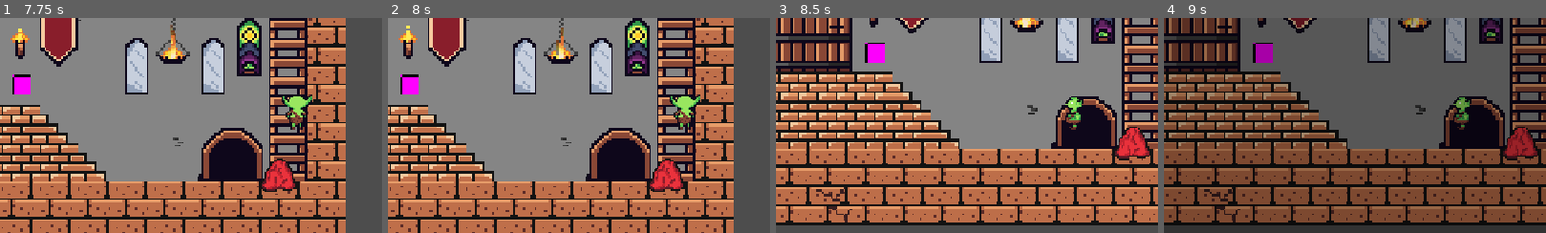
Above: before the commit, frames 1-4 (left to right).
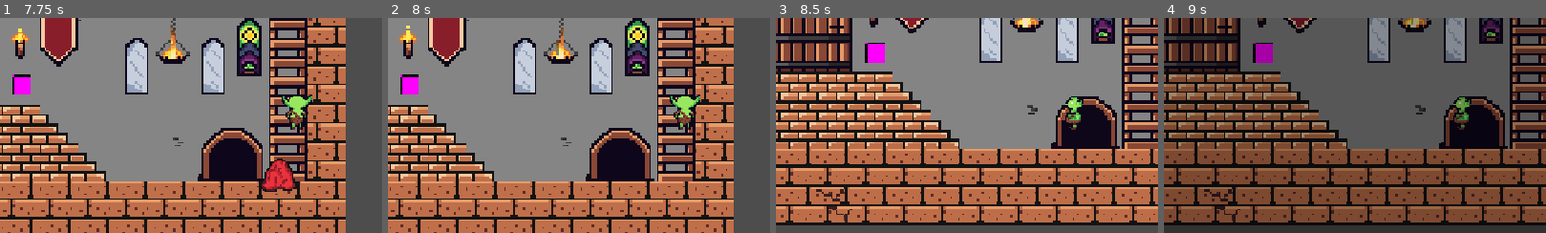
Above: after the commit, the same moments.

Repository: RealAmandaLive/OrcBurp
Game: Godot game, scene res://scenes/main.tscn
The game is run twice, just before and just after one commit, with the same random seed, the same clock (stepped at 60 frames per second) and the same inputs.
Inputs (mouse positions are % of the whole screen's width and height, from its top left):
- Up to frame 1 (7.75 s): tap Enter at 0.5 s; move the mouse to (45, 70) at 0.52 s; hold Right (right) 0.53-2.03 s; tap Shift (burp) at 0.6, 4.35 s; click (45, 70) at 0.67 s; tap Space (jump) at 0.77, 1.52, 3.02, 3.77, 4.52, 6.02, 6.77, 7.52 s; move the mouse to (80, 65) at 1.27 s; tap W (climb) at 1.35 s; move the mouse to (20, 35) at 2.02 s; hold E (interact) 2.03-2.78 s; hold Left (left) 2.03-4.28 s; move the mouse to (55, 50) at 2.77 s; tap G (throw) at 2.85, 6.6 s; click (55, 50) at 2.92 s; move the mouse to (35, 25) at 3.52 s; tap Ctrl (toot) at 3.6, 7.35 s; move the mouse to (72, 45) at 4.27 s; hold Right (right) from 4.28 s (still down); move the mouse to (30, 55) at 5.02 s; hold W (climb) 5.03-5.78 s; click (30, 55) at 5.17 s; move the mouse to (60, 28) at 5.77 s; tap E (interact) at 5.85 s; move the mouse to (45, 70) at 6.52 s; move the mouse to (80, 65) at 7.27 s; click (80, 65) at 7.42 s
- Up to frame 2 (8 s): keep holding Right (right)
- Up to frame 3 (8.5 s): move the mouse to (20, 35) at 8.02 s; release Right (right) at 8.03 s; hold Left (left) from 8.03 s (still down); tap Shift (burp) at 8.1 s
- Up to frame 4 (9 s): keep holding Left (left); move the mouse to (55, 50) at 8.77 s; tap W (climb) at 8.85 s
The pictures show only the part of the screen within x 11-61%, y 29-79%; the shares and areas given below are measured in that part.

Frame 1 is identical in both runs. In frame 2, 1.0% of the frame differs, in the area x 68-78%, y 65-81%; in frame 3, 1.0%; in frame 4, 1.0%.

Commit message:
Traps despawn after set lifetime

Diff:
--- a/orc-burp-godot/scripts/trap.gd
+++ b/orc-burp-godot/scripts/trap.gd
@@ -5,6 +5,8 @@
 const SCANNED_MASK_LAYERS: int = 6 ## bitmask layers 2 and 3 (Player, Enemies)
 const TRAPPABLE_META: StringName = &"trappable"
 const TRAP_TIME: float = 2.5
+
+@export var lifetime: float = 5.0
 
 @export var sprite: Sprite2D ## for animations
 @export var number_of_sprite_frames: int = 0
@@ -14,9 +16,14 @@
 
 var animation: Tween
 var stuck_to_node: Node2D
+var _lifetime: Tween
 
 func _ready() -> void:
 	collision_mask = SCANNED_MASK_LAYERS ## enforced
+
+	_lifetime = create_tween()
+	_lifetime.tween_interval(lifetime)
+	_lifetime.tween_callback(queue_free)
 
 func _process(_delta: float) -> void:
 	if stuck_to_node:
@@ -46,9 +53,11 @@
 	else:
 		return
 
+	animate()
+	_lifetime.kill()
 	stuck_to_node = collider
 	triggered.emit(collider)
-	animate()
+
 
 func trap_physics_body(collider: CollisionObject2D) -> void:
 	var original_process_mode = collider.process_mode
